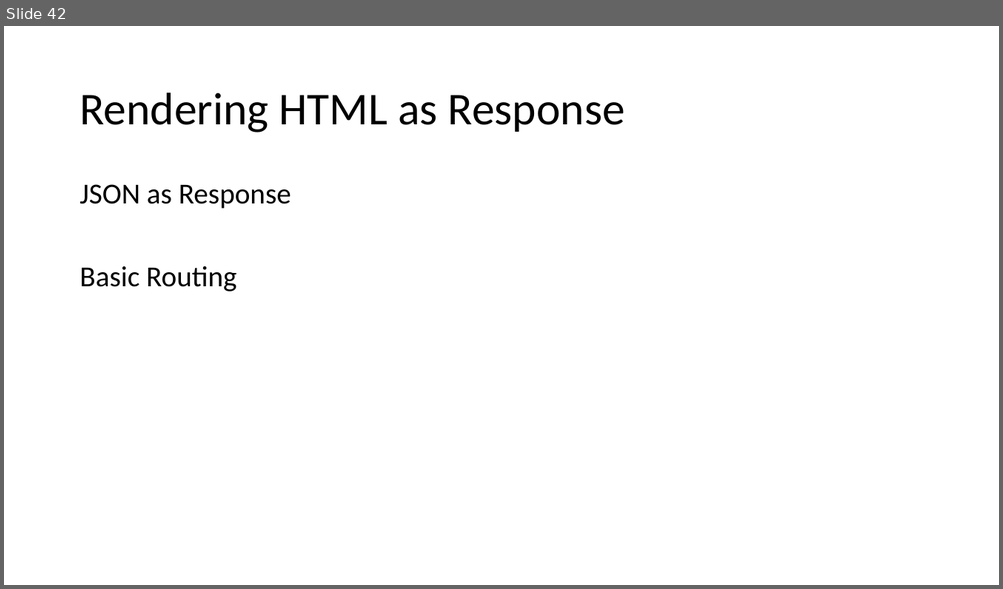
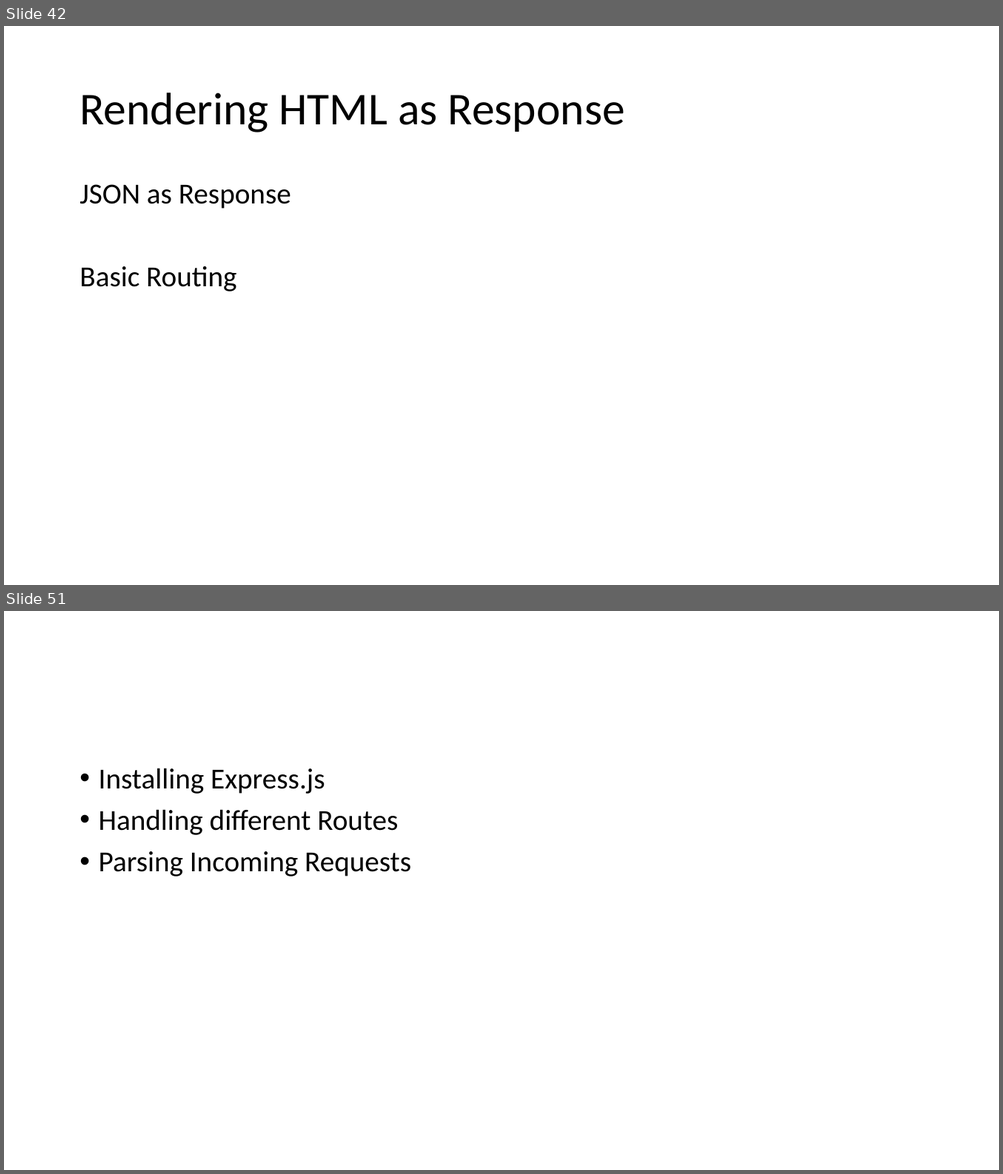
Before and after one commit to PiyushChaturvedii/Batch04, a slide deck: What is Node.pptx. Shown one above the other, each under a label of ours: slide 42 before the commit, slides 42 and 51 after it; the slides between them are not shown. The pictures are 1003x589 and 1003x1174 pixels, drawn with LibreOffice and Linux fonts; fonts in the diff are those of the drawing. Boxes give left, top, right and bottom in pixels: in the first picture for what was removed or moved away, otherwise in the second. Text is boxed around its words. In the diff, an @@ line names an element or a change of style, - is before the commit and + after.

Commit message:
expressjs

```diff
--- a/What is Node.pptx
+++ b/What is Node.pptx
@@ slide 51 added at [4,611,999,1170], background #FFFFFF @@
@@ text added at [99,768,411,877], 28 pt, text #000000 @@
+• Installing Express.js
+• Handling different Routes
+• Parsing Incoming Requests
```
Also in this commit, not shown: 9 other slides added, 5 other files.
